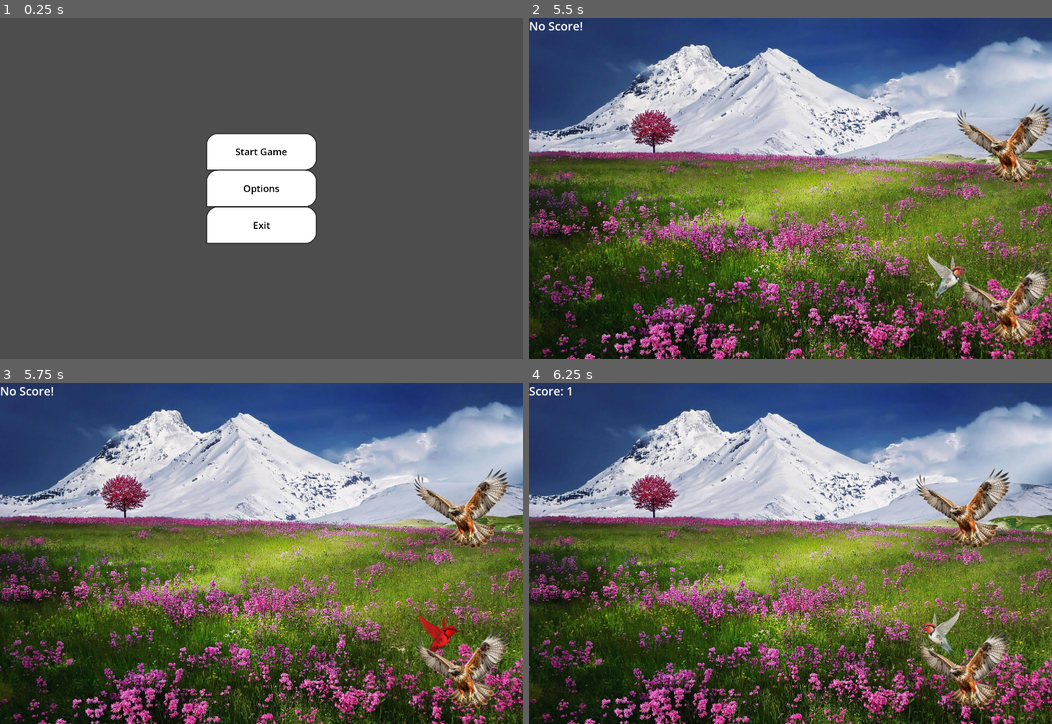
Above: before the commit, frames 1-4 (two rows, left to right).
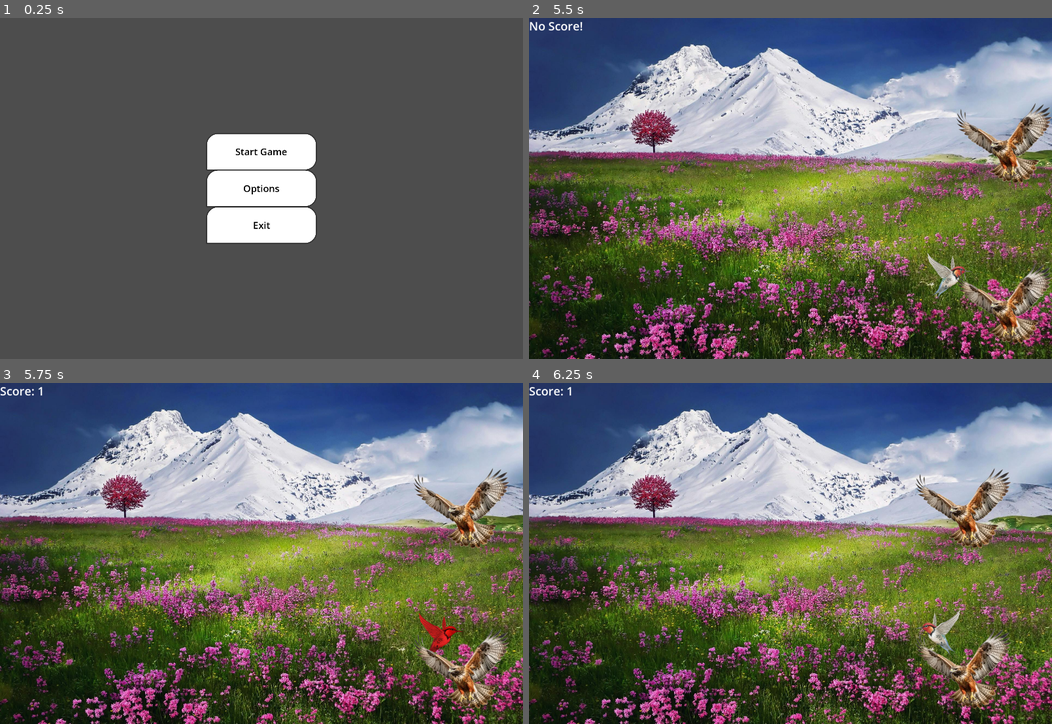
Above: after the commit, the same moments.

Repository: tarikdemiroren/FlappyHawk
Game: Godot game, scene res://scenes/interface/main_screen.tscn
Two runs of this game, one before a commit and one after it. Both use one fixed random seed, a clock stepped at 60 frames per second and the inputs below.
Inputs:
- Up to frame 1 (0.25 s): no input
- Up to frame 2 (5.5 s): click "Start Game" at 0.5 s; click "Start Game" at 1.25 s; tap Enter (ui_accept) at 2, 2.27, 3.02, 4.52, 5.27 s; hold Right (ui_right) 2.03-3.53 s; hold Left (ui_left) 3.53-4.28 s; hold Right (ui_right) from 4.28 s (still down)
- Up to frame 3 (5.75 s): keep holding Right (ui_right)
- Up to frame 4 (6.25 s): release Right (ui_right) at 5.78 s; hold Left (ui_left) from 5.78 s (still down); tap Enter (ui_accept) at 6.02 s

Frames 1-2 are identical in both runs. In frame 3, 0.2% of the frame differs, in the area x 0-11%, y 1-4%; in frame 4, nothing differs.

Commit message:
Fix the bug where the score area was not moving dynamically

Diff:
--- a/scripts/enemy/enemy_tuple.gd
+++ b/scripts/enemy/enemy_tuple.gd
@@ -24,6 +24,9 @@
 func _process(delta: float) -> void:
 	position.x -= speed * delta
 
+func change_score_area():
+	scoreAreaShape.shape.height = score_area_height
+
 func _on_score_area_entered(body: Node2D):
 	if body.has_method("get_point"):
 		body.get_point()  # Player gets a point
--- a/scripts/interface/game_world.gd
+++ b/scripts/interface/game_world.gd
@@ -46,6 +46,7 @@
 
 	# Add enemy to the scene
 	add_child(enemy_instance)
+	enemy_instance.change_score_area()
 
 # Called every frame. 'delta' is the elapsed time since the previous frame.
 func _process(delta: float) -> void:
